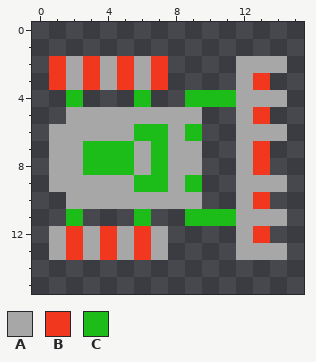
One commit to this pixel-art sprite: frogger/assets/dozer.png. Above, as it was before the edit.
The file is 64x64 pixels, drawn in blocks of 4x4; one block is one cell here.
Palette (. is transparent): A #a7a7a7  B #f1371e  C #1cbd19
Pixels before, first column x 1:
 2 BABABAB....AAA
 3 BABABAB....AB.
 4 .C...C..CCCAAA
 5 .AAAAAAAA..AB.
 6 AAAAACCAC..AAA
 7 AACCCACAA..AB.
 8 AACCCACAA..AB.
 9 AAAAACCAC..AAA
10 .AAAAAAAA..AB.
11 .C...C..CCCAAA
12 ABABABA....AB.
13 ABABABA....AAA
After the commit:
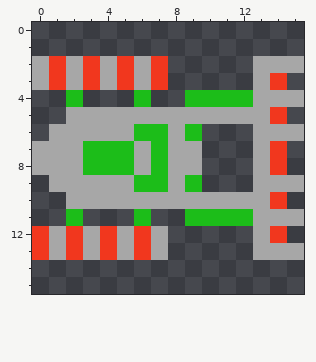
Difference:
Changed rows in their new state; - is an unchanged pixel.
first column x 0:
 2 A-----------.--A
 3 A-----------.AB-
 4 ------------C--A
 5 ----------AA-AB-
 6 ------------.--A
 7 A-----------.AB-
 8 A-----------.AB-
 9 ------------.--A
10 ----------AA-AB-
11 ------------C--A
12 B-----------.AB-
13 B-----------.--A
Boxes around the changes in both pictures, in picture pixels (x1, y1, x2, y2):
added: (32, 56, 49, 175)
changed: (202, 56, 304, 260)
added: (32, 226, 49, 260)
